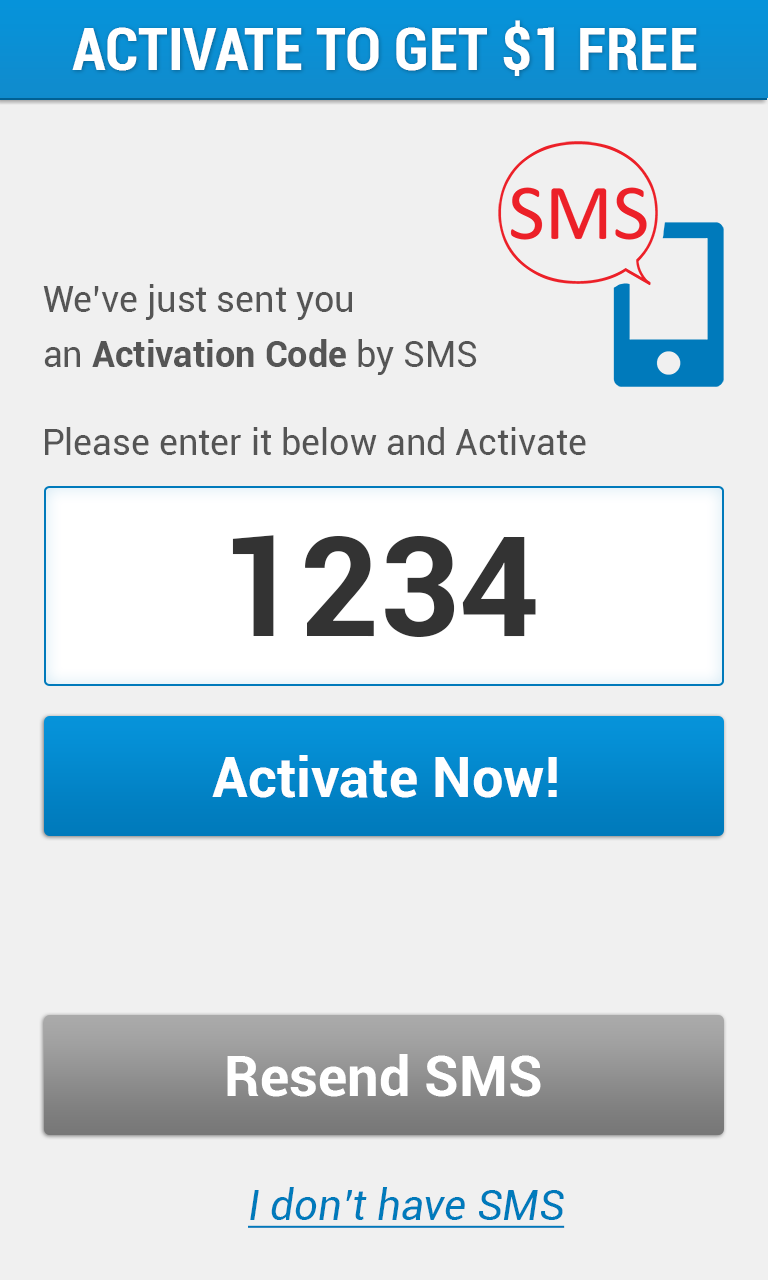
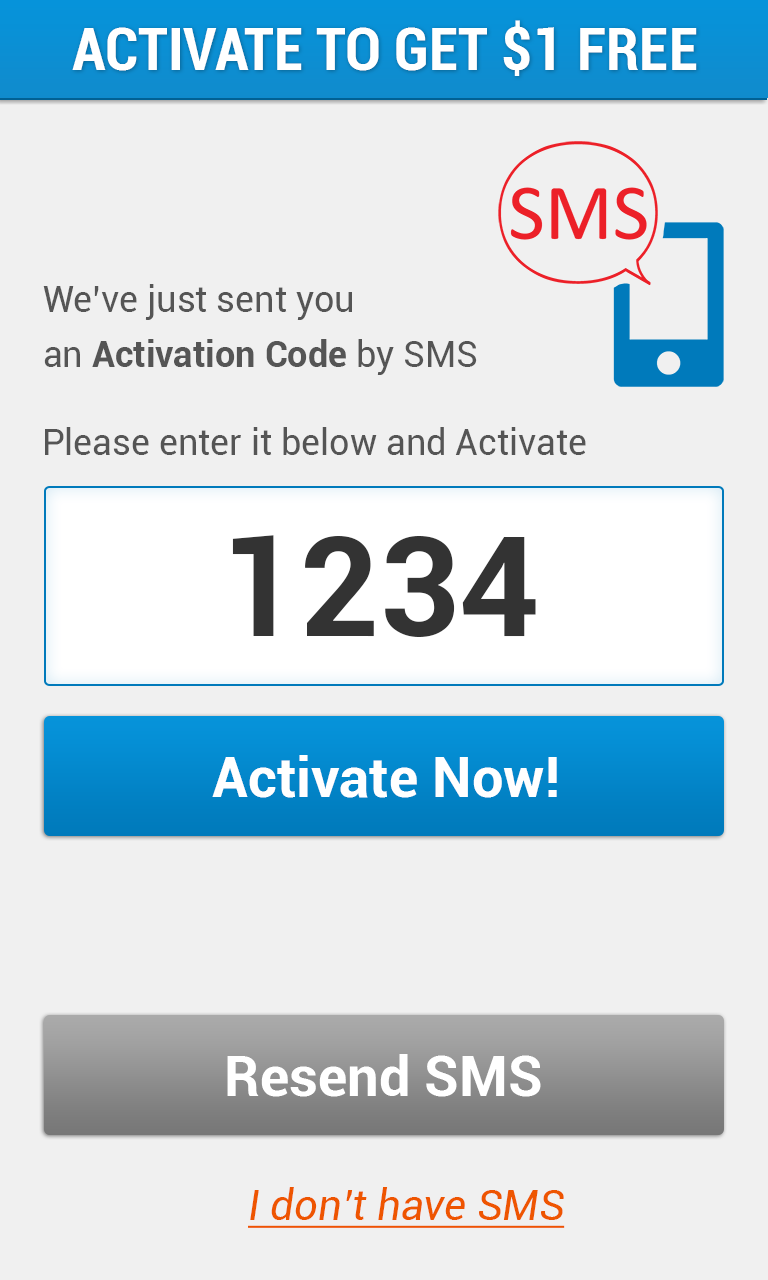
Comparing the layer stacks of the two 768 x 1280 images. Changes:
painted on "I don’t have SMS" over [248, 1187, 565, 1228]
